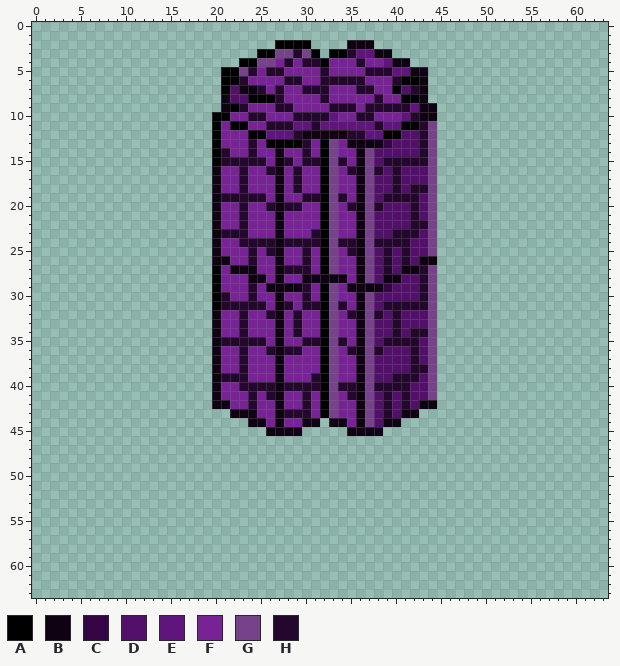
Edited in one commit: pixel-art file (lab07/Dungeons&Wumpus/_assets/tiles/Black/pillar.ase). That is the earlier state.
64x64 pixels, 1 frame.
Palette (. is transparent): A #000000  B #0f0213  C #350546  D #52106a  E #60157c  F #772395  G #76428a  H #24072d
Now the later version:
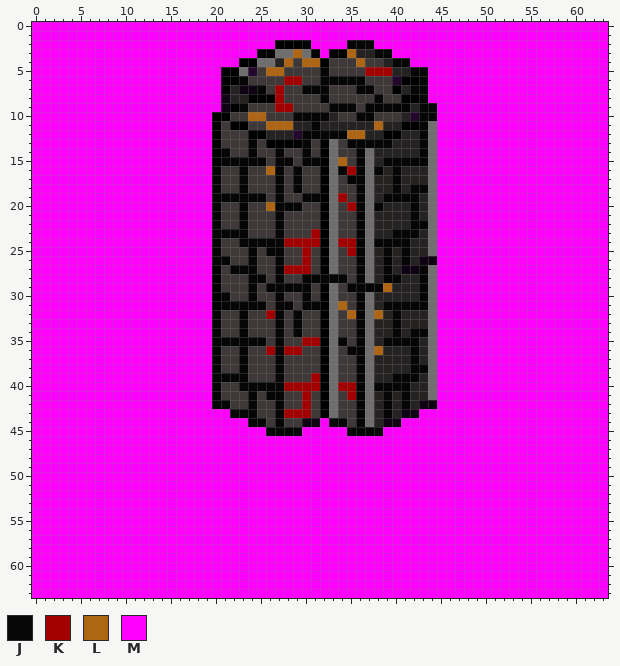
Colours new in this view: J #060606  K #a20000  L #ae6615  M #ff00ff
Edits made:
layer "Layer 3" added
colour D: #52106a -> #252222
colour F: #772395 -> #3e3838
colour G: #76428a -> #706e6e
Changed rows in their new state; - is a pixel that keeps its letter.
Layers "Layer 2", "Layer 3":
first column x 0:
 0 MMMMMMMMMMMMMMMMMMMMMMMMMMMMMMMMMMMMMMMMMMMMMMMMMMMMMMMMMMMMMMMM
 1 MMMMMMMMMMMMMMMMMMMMMMMMMMMMMMMMMMMMMMMMMMMMMMMMMMMMMMMMMMMMMMMM
 2 MMMMMMMMMMMMMMMMMMMMMMMMMMM----MMMMJJJMMMMMMMMMMMMMMMMMMMMMMMMMM
 3 MMMMMMMMMMMMMMMMMMMMMMMMM----L--M--LDDJJMMMMMMMMMMMMMMMMMMMMMMMM
 4 MMMMMMMMMMMMMMMMMMMMMMM----DL-LL----L--DJJMMMMMMMMMMMMMMMMMMMMMM
 5 MMMMMMMMMMMMMMMMMMMMM-----LL----J----KKKDDJJMMMMMMMMMMMMMMMMMMMM
 6 MMMMMMMMMMMMMMMMMMMMM--J----KK--JJJJJ------JMMMMMMMMMMMMMMMMMMMM
 7 MMMMMMMMMMMMMMMMMMMMM----J-K--JJJ---JJ----JJMMMMMMMMMMMMMMMMMMMM
 8 MMMMMMMMMMMMMMMMMMMMM------K----J-----J----JMMMMMMMMMMMMMMMMMMMM
 9 MMMMMMMMMMMMMMMMMMMMM--J---KK----JJJ-JJJJJDJJMMMMMMMMMMMMMMMMMMM
10 MMMMMMMMMMMMMMMMMMMM----LL---JJJJD--JJ---D-JJMMMMMMMMMMMMMMMMMMM
11 MMMMMMMMMMMMMMMMMMMM------LLLDDJDDDDDDLDD--J-MMMMMMMMMMMMMMMMMMM
12 MMMMMMMMMMMMMMMMMMMM------DDD-JJJJJLLDD----J-MMMMMMMMMMMMMMMMMMM
13 MMMMMMMMMMMMMMMMMMMM----J-----J----JJJJJ---J-MMMMMMMMMMMMMMMMMMM
14 MMMMMMMMMMMMMMMMMMMM-J--J--J--J-----J------J-MMMMMMMMMMMMMMMMMMM
15 MMMMMMMMMMMMMMMMMMMM-JJJJJ-JJ-JJ--L-J--JJJJJ-MMMMMMMMMMMMMMMMMMM
16 MMMMMMMMMMMMMMMMMMMMJ--J--LJ-J----JKJ-J-J----MMMMMMMMMMMMMMMMMMM
17 MMMMMMMMMMMMMMMMMMMMJ--J---J-J-----JJ---J----MMMMMMMMMMMMMMMMMMM
18 MMMMMMMMMMMMMMMMMMMMJ--J---J-J------J---J-JJ-MMMMMMMMMMMMMMMMMMM
19 MMMMMMMMMMMMMMMMMMMMJJJJJJ-J--JJ--K-J--JJJJ--MMMMMMMMMMMMMMMMMMM
20 MMMMMMMMMMMMMMMMMMMMJ--J--LJJJ-----KJ-J---J--MMMMMMMMMMMMMMMMMMM
21 MMMMMMMMMMMMMMMMMMMMJ--J---J--------J-----J--MMMMMMMMMMMMMMMMMMM
22 MMMMMMMMMMMMMMMMMMMMJ--J---J--------J-----JJ-MMMMMMMMMMMMMMMMMMM
23 MMMMMMMMMMMMMMMMMMMMJJJJ---J---K----J---JJJ--MMMMMMMMMMMMMMMMMMM
24 MMMMMMMMMMMMMMMMMMMMJ--JJJJJKKKK--KKJ-JJJJ---MMMMMMMMMMMMMMMMMMM
25 MMMMMMMMMMMMMMMMMMMMJ---J-JJ--K----KJ--J-J---MMMMMMMMMMMMMMMMMMM
26 MMMMMMMMMMMMMMMMMMMMJJ--J--J--K-----J--J-J---MMMMMMMMMMMMMMMMMMM
27 MMMMMMMMMMMMMMMMMMMM--JJJ--JKKK-----J--J---J-MMMMMMMMMMMMMMMMMMM
28 MMMMMMMMMMMMMMMMMMMM----JJ-J--JJJJJ-J--JJ--J-MMMMMMMMMMMMMMMMMMM
29 MMMMMMMMMMMMMMMMMMMM----J-JJJJJ----JJJJL---J-MMMMMMMMMMMMMMMMMMM
30 MMMMMMMMMMMMMMMMMMMM-J--J--J--J-----J------J-MMMMMMMMMMMMMMMMMMM
31 MMMMMMMMMMMMMMMMMMMM-JJJJJ-JJ-JJ--L-J--JJJJJ-MMMMMMMMMMMMMMMMMMM
32 MMMMMMMMMMMMMMMMMMMMJ--J--KJ-J-----LJ-L-J----MMMMMMMMMMMMMMMMMMM
33 MMMMMMMMMMMMMMMMMMMMJ--J---J-J------J---J----MMMMMMMMMMMMMMMMMMM
34 MMMMMMMMMMMMMMMMMMMMJ--J---J-J------J---J-JJ-MMMMMMMMMMMMMMMMMMM
35 MMMMMMMMMMMMMMMMMMMMJJJJJJ-J--KK--J-J--JJJJ--MMMMMMMMMMMMMMMMMMM
36 MMMMMMMMMMMMMMMMMMMMJ--J--KJKK-----JJ-L---J--MMMMMMMMMMMMMMMMMMM
37 MMMMMMMMMMMMMMMMMMMMJ--J---J--------J-----J--MMMMMMMMMMMMMMMMMMM
38 MMMMMMMMMMMMMMMMMMMMJ--J---J--------J-----JJ-MMMMMMMMMMMMMMMMMMM
39 MMMMMMMMMMMMMMMMMMMMJJJJ---J---K----J---JJJ--MMMMMMMMMMMMMMMMMMM
40 MMMMMMMMMMMMMMMMMMMMJ--JJJJJKKKK--KKJ-JJJJ---MMMMMMMMMMMMMMMMMMM
41 MMMMMMMMMMMMMMMMMMMMJ---J-JJ--K----KJ--J-J---MMMMMMMMMMMMMMMMMMM
42 MMMMMMMMMMMMMMMMMMMMJJ--J--J--K-----J--J-J---MMMMMMMMMMMMMMMMMMM
43 MMMMMMMMMMMMMMMMMMMMMMJJJ--JKKK-----J--J---MMMMMMMMMMMMMMMMMMMMM
44 MMMMMMMMMMMMMMMMMMMMMMMMJJ-J----MJJ-J----MMMMMMMMMMMMMMMMMMMMMMM
45 MMMMMMMMMMMMMMMMMMMMMMMMMMJJJJMMMMMJJJJMMMMMMMMMMMMMMMMMMMMMMMMM
46 MMMMMMMMMMMMMMMMMMMMMMMMMMMMMMMMMMMMMMMMMMMMMMMMMMMMMMMMMMMMMMMM
47 MMMMMMMMMMMMMMMMMMMMMMMMMMMMMMMMMMMMMMMMMMMMMMMMMMMMMMMMMMMMMMMM
48 MMMMMMMMMMMMMMMMMMMMMMMMMMMMMMMMMMMMMMMMMMMMMMMMMMMMMMMMMMMMMMMM
49 MMMMMMMMMMMMMMMMMMMMMMMMMMMMMMMMMMMMMMMMMMMMMMMMMMMMMMMMMMMMMMMM
50 MMMMMMMMMMMMMMMMMMMMMMMMMMMMMMMMMMMMMMMMMMMMMMMMMMMMMMMMMMMMMMMM
51 MMMMMMMMMMMMMMMMMMMMMMMMMMMMMMMMMMMMMMMMMMMMMMMMMMMMMMMMMMMMMMMM
52 MMMMMMMMMMMMMMMMMMMMMMMMMMMMMMMMMMMMMMMMMMMMMMMMMMMMMMMMMMMMMMMM
53 MMMMMMMMMMMMMMMMMMMMMMMMMMMMMMMMMMMMMMMMMMMMMMMMMMMMMMMMMMMMMMMM
54 MMMMMMMMMMMMMMMMMMMMMMMMMMMMMMMMMMMMMMMMMMMMMMMMMMMMMMMMMMMMMMMM
55 MMMMMMMMMMMMMMMMMMMMMMMMMMMMMMMMMMMMMMMMMMMMMMMMMMMMMMMMMMMMMMMM
56 MMMMMMMMMMMMMMMMMMMMMMMMMMMMMMMMMMMMMMMMMMMMMMMMMMMMMMMMMMMMMMMM
57 MMMMMMMMMMMMMMMMMMMMMMMMMMMMMMMMMMMMMMMMMMMMMMMMMMMMMMMMMMMMMMMM
58 MMMMMMMMMMMMMMMMMMMMMMMMMMMMMMMMMMMMMMMMMMMMMMMMMMMMMMMMMMMMMMMM
59 MMMMMMMMMMMMMMMMMMMMMMMMMMMMMMMMMMMMMMMMMMMMMMMMMMMMMMMMMMMMMMMM
60 MMMMMMMMMMMMMMMMMMMMMMMMMMMMMMMMMMMMMMMMMMMMMMMMMMMMMMMMMMMMMMMM
61 MMMMMMMMMMMMMMMMMMMMMMMMMMMMMMMMMMMMMMMMMMMMMMMMMMMMMMMMMMMMMMMM
62 MMMMMMMMMMMMMMMMMMMMMMMMMMMMMMMMMMMMMMMMMMMMMMMMMMMMMMMMMMMMMMMM
63 MMMMMMMMMMMMMMMMMMMMMMMMMMMMMMMMMMMMMMMMMMMMMMMMMMMMMMMMMMMMMMMM
Pixel boxes of the changes (left, top, right, bottom) in both pictures:
changed: (32, 22, 608, 598)
